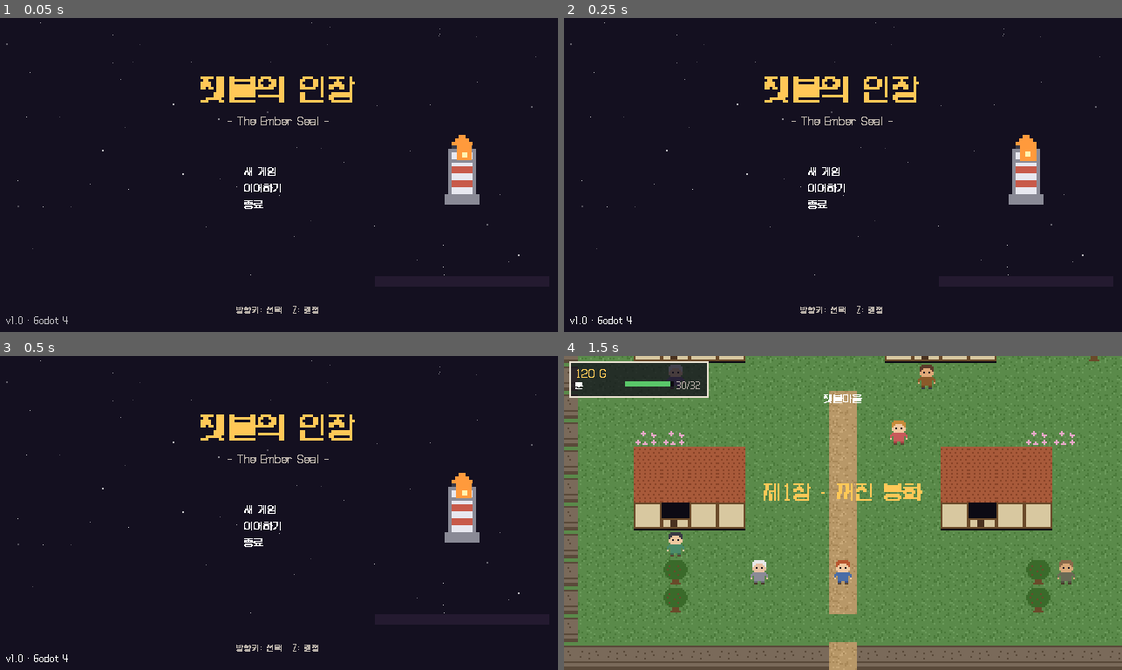
Above: before the commit, frames 1-4 (two rows, left to right).
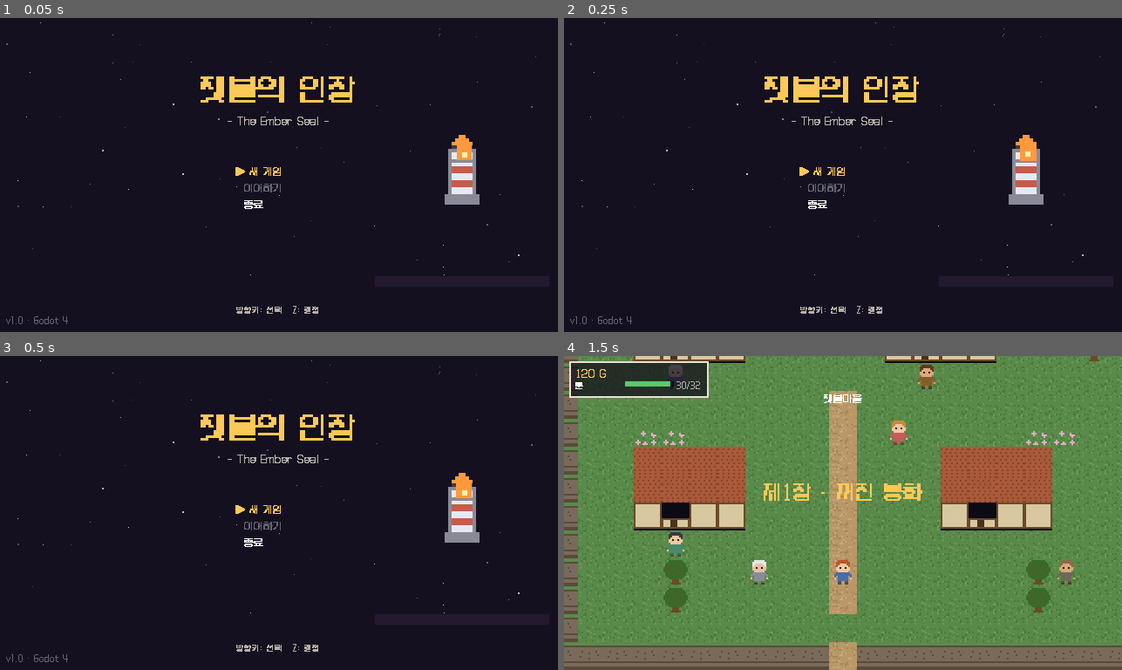
Above: after the commit, the same moments.

Repository: jeiel85/ember-seal
Game: Godot game, scene res://scenes/main.tscn
The game is run twice, just before and just after one commit, with the same random seed, the same clock (stepped at 60 frames per second) and the same inputs.
Inputs:
- Up to frame 1 (0.05 s): no input
- Up to frame 2 (0.25 s): no input
- Up to frame 3 (0.5 s): no input
- Up to frame 4 (1.5 s): tap Enter at 0.5 s; hold D (move_right) 0.53-1.28 s; hold Z (confirm) 0.53-1.28 s; hold S (move_down) from 1.28 s (still down); tap Z (confirm) at 1.35 s

The runs differ from the first frame. In frame 1, 0.3% of the frame differs, in the area x 1-51%, y 47-98%; in frame 2, 0.3%; in frame 3, 0.3%; in frame 4, nothing differs.

Commit message:
fix(title): 타이틀 UI가 매 프레임 재생성되던 문제 수정
로고·메뉴·안내 라벨 생성 코드가 들여쓰기상 _process() 안에 있어 타이틀 화면에서
매 프레임 노드가 추가되던 문제를 고친다. _process()를 _build() 뒤로 옮긴다.

Co-Authored-By: Claude Opus 5.5 <noreply@anthropic.com>

Diff:
--- a/scripts/ui/title.gd
+++ b/scripts/ui/title.gd
@@ -61,14 +61,6 @@
 	deco.add_child(flame_core)
 	_flame_core = flame_core
 
-func _process(delta: float) -> void:
-	_t += delta
-	if _flame != null:
-		var s := 1.0 + sin(_t * 5.0) * 0.18
-		_flame.scale = Vector2(s, s)
-		_flame.position = Vector2(532, 154) - Vector2(8, 8) * s
-		_flame_core.position = Vector2(533, 157) - Vector2(3, 3) * s
-
 	# 타이틀
 	var title := UIKit.label("잿불의 인장", 32, Color("ffc857"))
 	title.add_theme_color_override("font_outline_color", Color("3a1a08"))
@@ -103,6 +95,14 @@
 	var ver := UIKit.label("v1.0 · Godot 4", 9, Color(1, 1, 1, 0.35))
 	ver.position = Vector2(8, 342)
 	add_child(ver)
+
+func _process(delta: float) -> void:
+	_t += delta
+	if _flame != null:
+		var s := 1.0 + sin(_t * 5.0) * 0.18
+		_flame.scale = Vector2(s, s)
+		_flame.position = Vector2(532, 154) - Vector2(8, 8) * s
+		_flame_core.position = Vector2(533, 157) - Vector2(3, 3) * s
 
 func _refresh() -> void:
 	for i in _labels.size():
